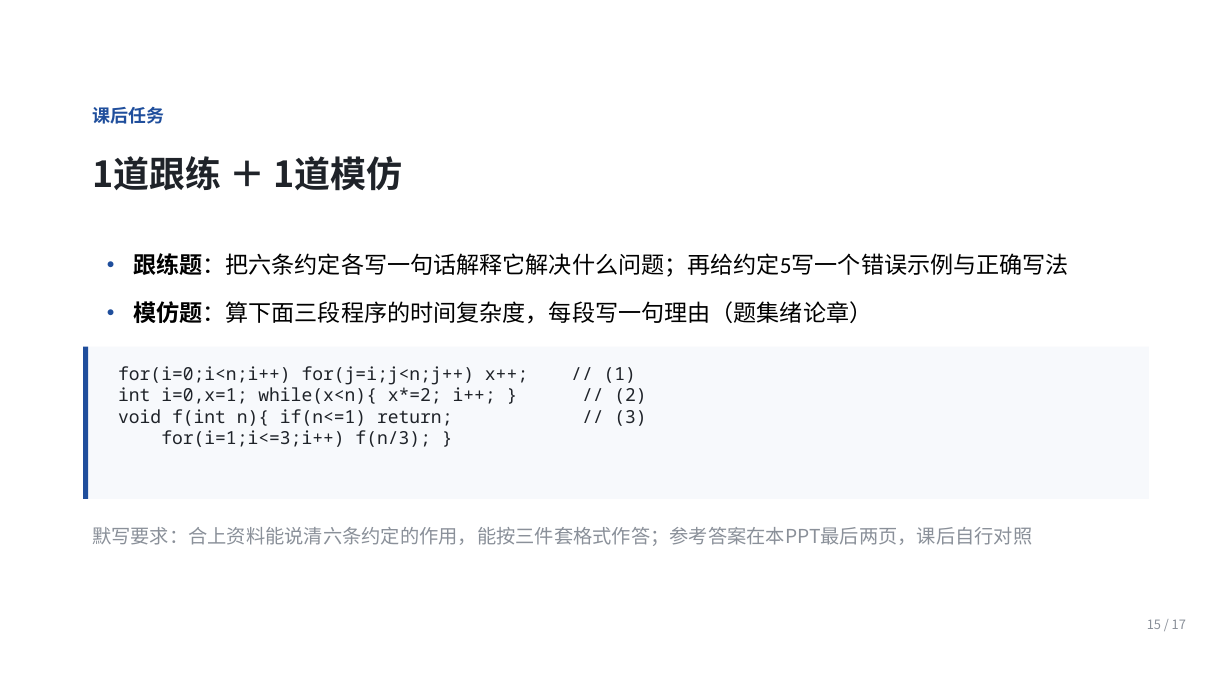
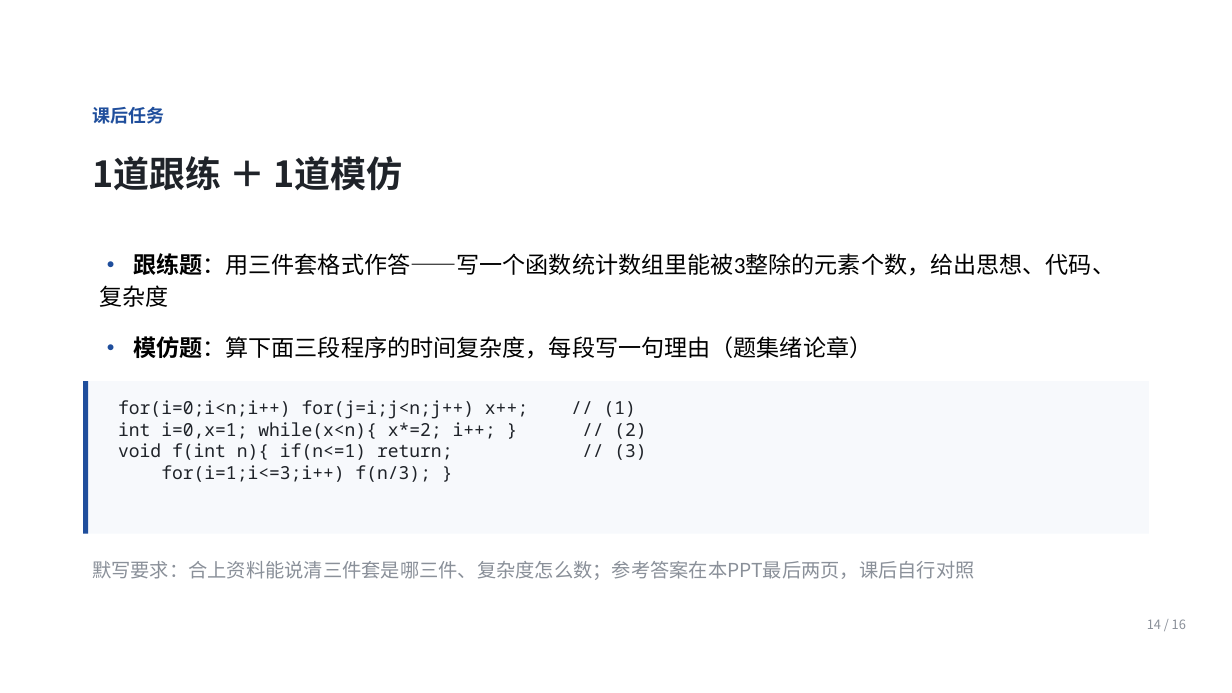
Before and after one commit to Ctrl1CandV/SpecialtyCourses, a slide deck: slide 14 of 课件/C2/C2-A-01/C2-A-01.pptx (slide 15 before the commit). Drawn at 1232x693 pixels with LibreOffice and Linux fonts; fonts in the diff are those of the drawing; background and template pictures are left out. Boxes give left, top, right and bottom in pixels: in the first picture for what was removed or moved away, otherwise in the second. Text is boxed around its words. In the diff, an @@ line names an element or a change of style, - is before the commit and + after.

```diff
--- a/课件/C2/C2-A-01/C2-A-01.pptx
+++ b/课件/C2/C2-A-01/C2-A-01.pptx
@@ text at (x1=100, y1=253, x2=1115, y2=307): text changed @@
-• 跟练题：把六条约定各写一句话解释它解决什么问题；再给约定5写一个错误示例与正确写法
+• 跟练题：用三件套格式作答——写一个函数统计数组里能被3整除的元素个数，给出思想、代码、复杂度
@@ 2 texts, 2 rectangles moved together from (x1=83, y1=301, x2=1149, y2=499) to (x1=83, y1=336, x2=1149, y2=533) @@
@@ text at (x1=92, y1=561, x2=974, y2=580): text changed @@
-默写要求：合上资料能说清六条约定的作用，能按三件套格式作答；参考答案在本PPT最后两页，课后自行对照
+默写要求：合上资料能说清三件套是哪三件、复杂度怎么数；参考答案在本PPT最后两页，课后自行对照
@@ text at (x1=1147, y1=619, x2=1186, y2=629): text changed @@
-15 / 17
+14 / 16
```
Also in this commit, not shown: 9 other slides changed, 6 slides added, 7 slides removed, 5 other files.
